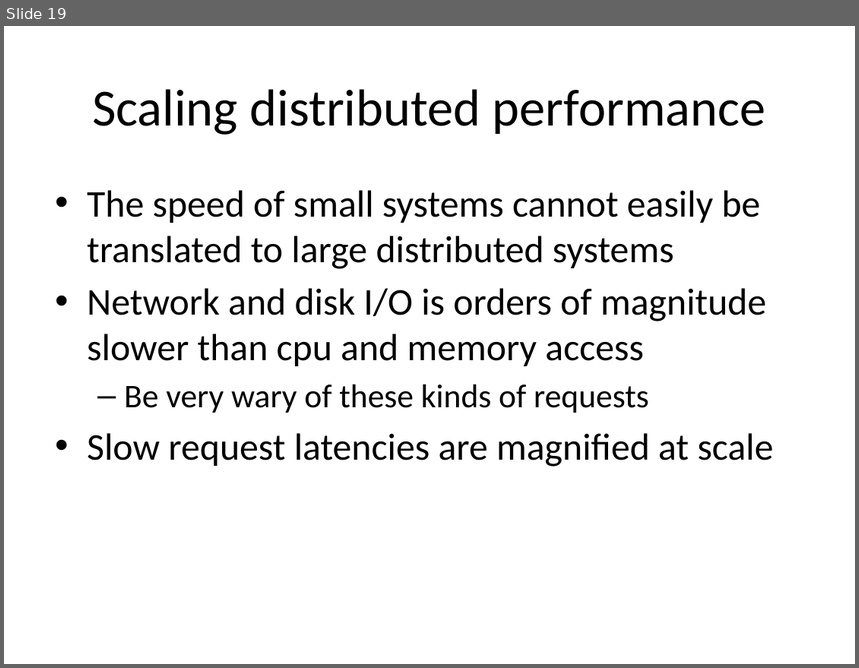
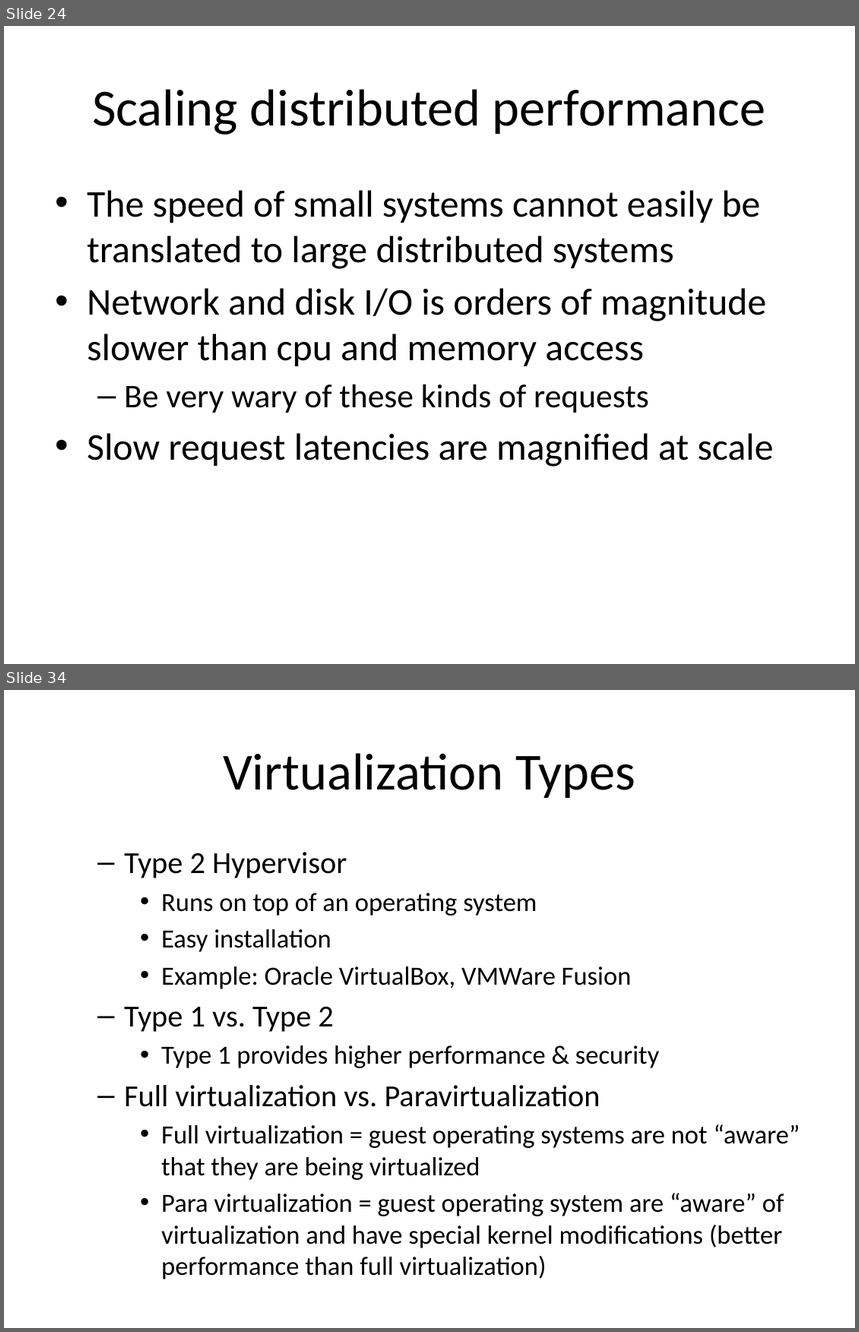
Before and after one commit to jasondbaker/infrastructure-class, a slide deck: infrastructure-week-3.pptx. Shown one above the other, each under a label of ours: slide 19 before the commit, slides 24 and 34 after it; the slides between them are not shown. The pictures are 859x668 and 859x1332 pixels, drawn with LibreOffice and Linux fonts; fonts in the diff are those of the drawing. Boxes give left, top, right and bottom in pixels: in the first picture for what was removed or moved away, otherwise in the second. Text is boxed around its words. In the diff, an @@ line names an element or a change of style, - is before the commit and + after.

```diff
--- a/infrastructure-week-3.pptx
+++ b/infrastructure-week-3.pptx
@@ slide 34 added at (4,690,855,1328), background #FFFFFF @@
@@ title added at (223,753,636,798), 44 pt, text #000000 @@
+Virtualization Types
@@ text added at (124,852,800,1280), 22.2 pt, text #000000 @@
+  – Type 2 Hypervisor
+    • Runs on top of an operating system
+    • Easy installation
+    • Example: Oracle VirtualBox, VMWare Fusion
+  – Type 1 vs. Type 2
+    • Type 1 provides higher performance & security
+  – Full virtualization vs. Paravirtualization
+    • Full virtualization = guest operating systems are not “aware” that they are being virtualized
+    • Para virtualization = guest operating system are “aware” of virtualization and have special kernel modifications (better performance than full virtualization)
@@ what was slide 19 is now slide 24 @@
```
Also in this commit, not shown: 3 slides changed, 23 other slides added, 1 slide removed, 6 other files.
